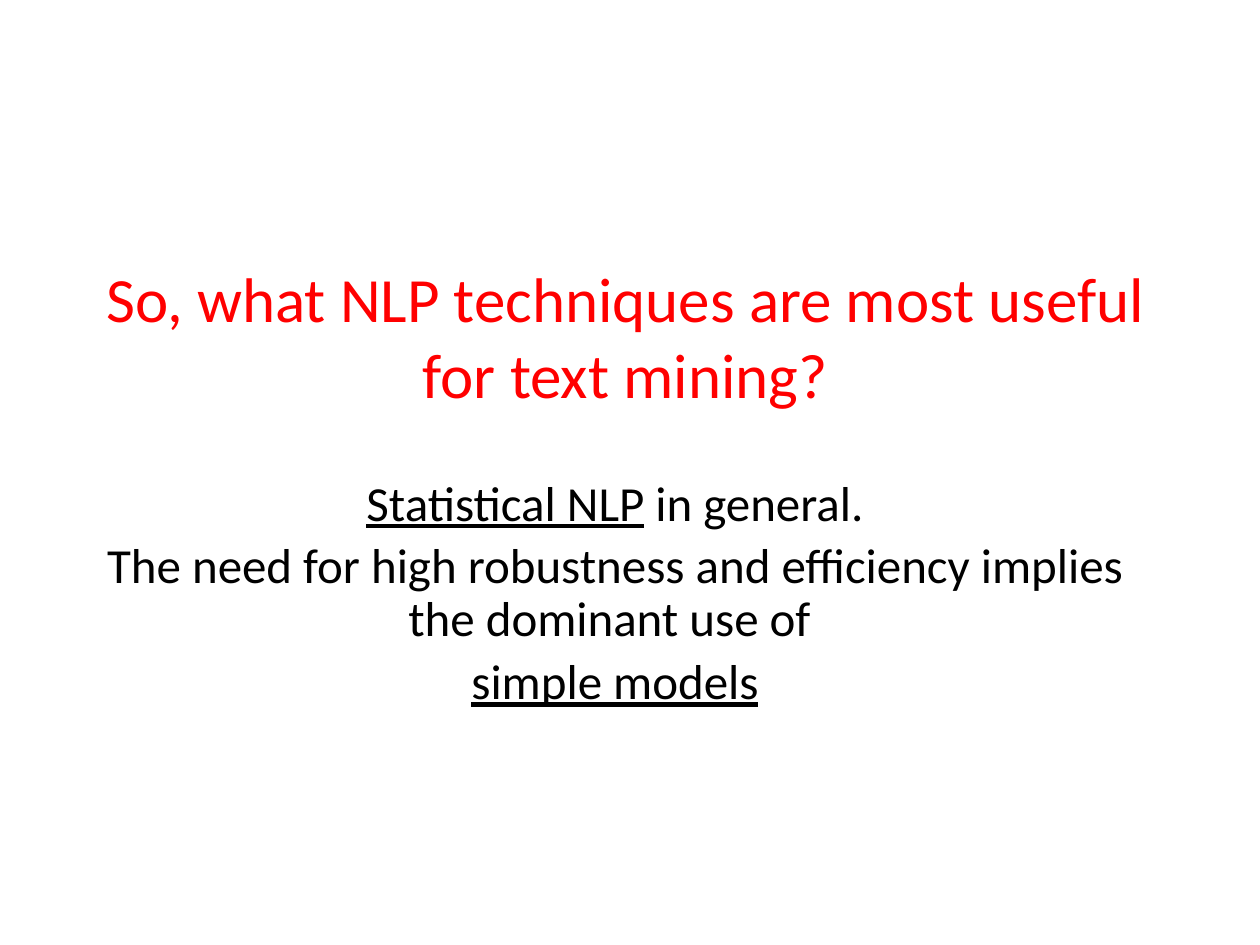
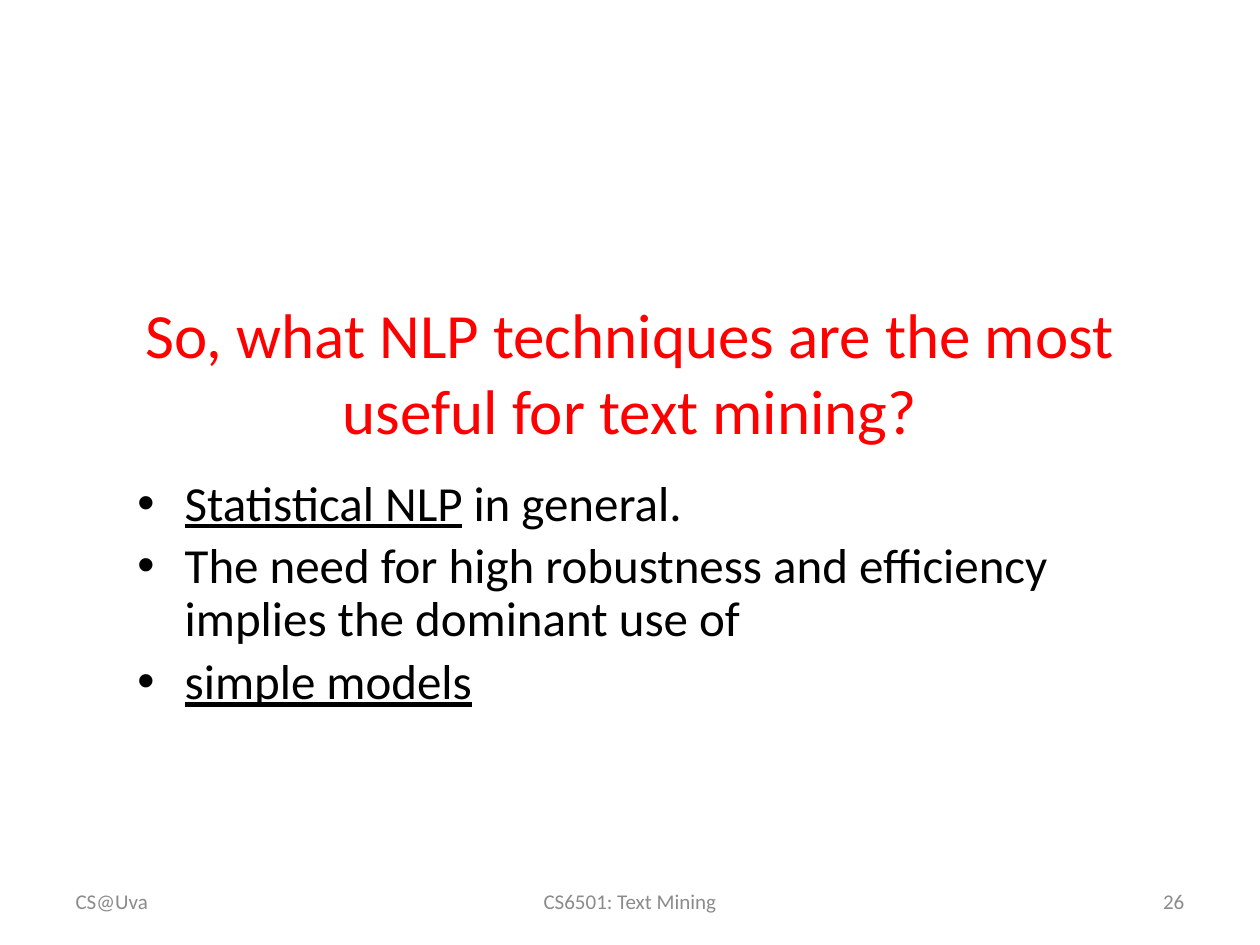
Before and after one commit to wang296/CS6501-Text-Mining, a slide deck: slide 26 of docs/IntroductionToNLP.pptx. Drawn at 1260x945 pixels with LibreOffice and Linux fonts; fonts in the diff are those of the drawing. Boxes give left, top, right and bottom in pixels: in the first picture for what was removed or moved away, otherwise in the second. Text is boxed around its words. In the diff, an @@ line names an element or a change of style, - is before the commit and + after.

```diff
--- a/docs/IntroductionToNLP.pptx
+++ b/docs/IntroductionToNLP.pptx
@@ title at (146,314,1113,445): text changed @@
-So, what NLP techniques are most useful for text mining?
+So, what NLP techniques are the most useful for text mining?
@@ subtitle "Statistical NLP in general.": place and size @@
-subtitle "Statistical NLP in general." at (107,487,1123,707)
+subtitle "Statistical NLP in general." at (185,487,1047,707)
@@ subtitle "Statistical NLP in general." at (185,487,1047,707): alignment centre to left; bullet none to • @@
@@ text added at (76,895,148,912), 12 pt, text #8C8C8C @@
+CS@Uva
@@ text added at (544,894,716,913), 12 pt, text #8C8C8C @@
+CS6501: Text Mining
@@ page number added at (1163,895,1184,909), 12 pt, text #8C8C8C @@
+26
```
Also in this commit, not shown: 24 other slides changed, 7 other files.
